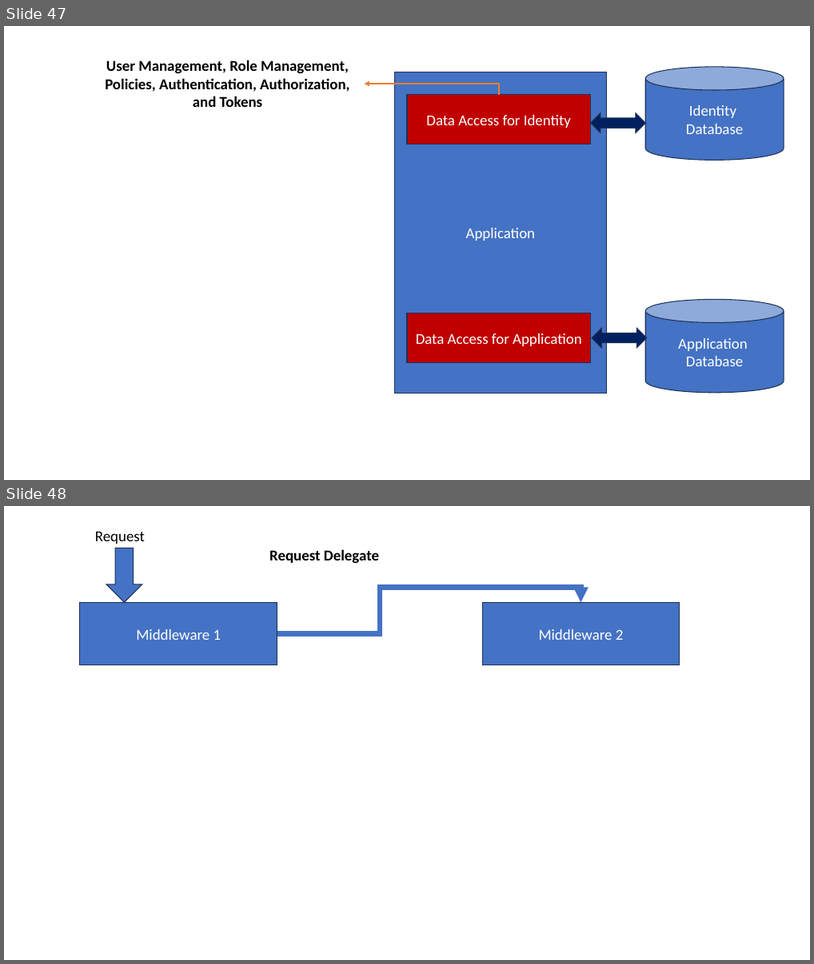
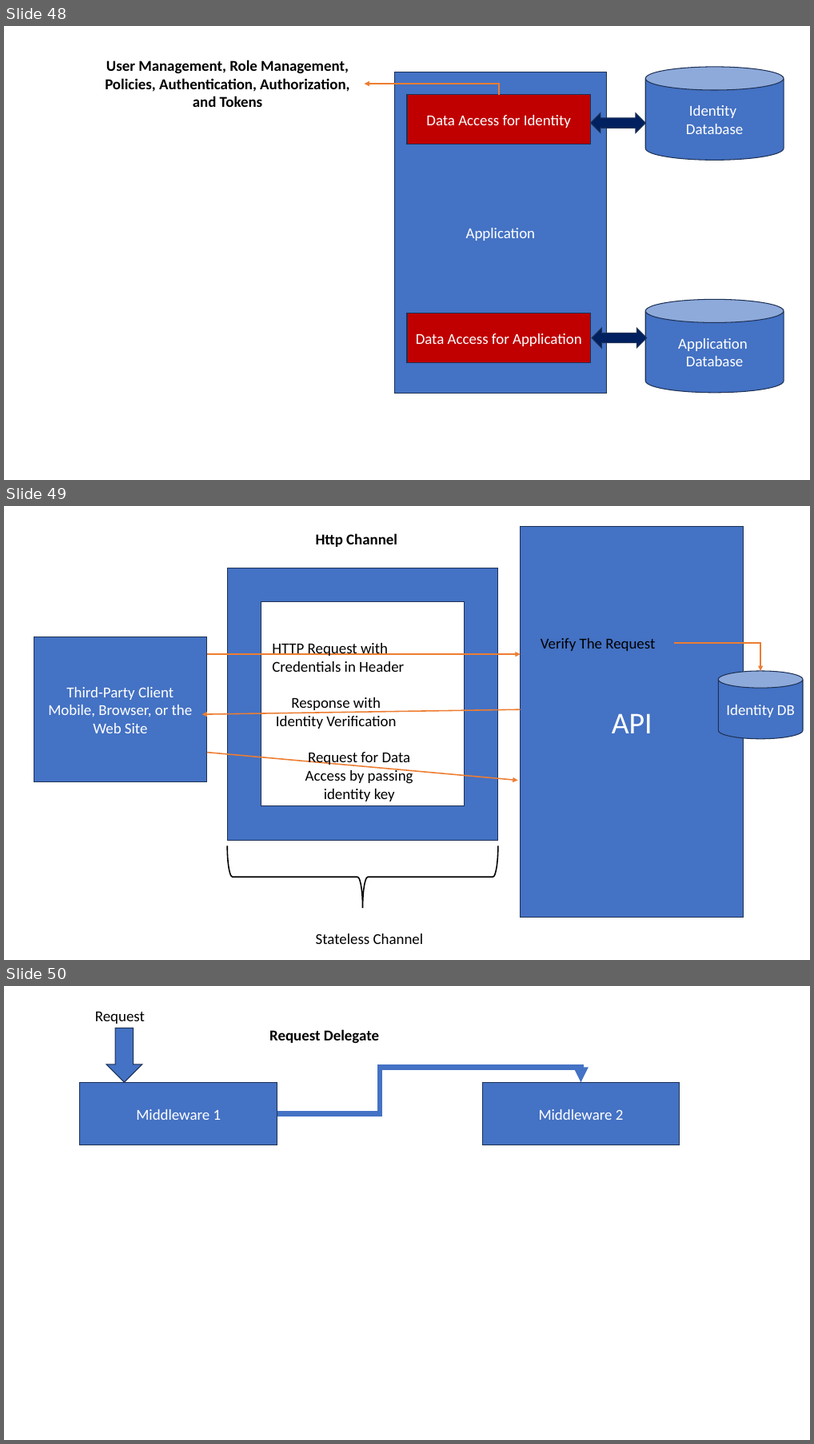
Before and after one commit to maheshsabnis/capita_sept_2023_Oct, a slide deck: Images.pptx. Shown one above the other, each under a label of ours: slides 47 and 48 before the commit, slides 48, 49 and 50 after it. The pictures are 814x964 and 814x1444 pixels, drawn with LibreOffice and Linux fonts; fonts in the diff are those of the drawing. Boxes give left, top, right and bottom in pixels: in the first picture for what was removed or moved away, otherwise in the second. Text is boxed around its words. In the diff, an @@ line names an element or a change of style, - is before the commit and + after.

```diff
--- a/Images.pptx
+++ b/Images.pptx
@@ slide 49 added at box(4, 506, 810, 960), background #FFFFFF @@
@@ rectangle added at box(521, 527, 744, 917), fill #4472C4, outline #1E3256 1 pt, 36 pt, text #FFFFFF @@
+API
@@ text added at box(316, 533, 398, 547), 18 pt, text #000000, bold @@
+Http Channel
@@ frame added at box(227, 568, 498, 840), fill #4472C4, outline #1E3256 1 pt @@
@@ rectangle added at box(34, 636, 207, 782), fill #4472C4, outline #1E3256 1 pt, 18 pt, text #FFFFFF @@
+Third-Party Client
+Mobile, Browser, or the Web Site
@@ text added at box(272, 643, 404, 672), 18 pt, text #000000 @@
+HTTP Request with Credentials in Header
@@ text added at box(541, 638, 655, 651), 18 pt, text #000000 @@
+Verify The Request
@@ elbow arrow added from (675, 643) to (762, 671), #ED7D31 1.5 pt @@
@@ arrow added from (207, 654) to (521, 654), #ED7D31 1.5 pt @@
@@ cylinder added at box(719, 671, 804, 738), fill #4472C4, outline #1E3256 1 pt, 18 pt, text #FFFFFF @@
+Identity DB
@@ text added at box(276, 697, 396, 728), 18 pt, text #000000 @@
+Response with Identity Verification
@@ arrow added from (521, 709) to (202, 714), #ED7D31 1.5 pt @@
@@ arrow added from (207, 752) to (518, 780), #ED7D31 1.5 pt @@
@@ text added at box(306, 752, 414, 801), 18 pt, text #000000 @@
+Request for Data Access by passing identity key
@@ left brace added at box(227, 846, 498, 908), outline #000000 1.5 pt @@
@@ text added at box(316, 933, 424, 944), 18 pt, text #000000 @@
+Stateless Channel
@@ what was slide 47 is now slide 48 @@
@@ what was slide 48 is now slide 50 @@
```
Also in this commit, not shown: 3 other slides added, 10 other files.
